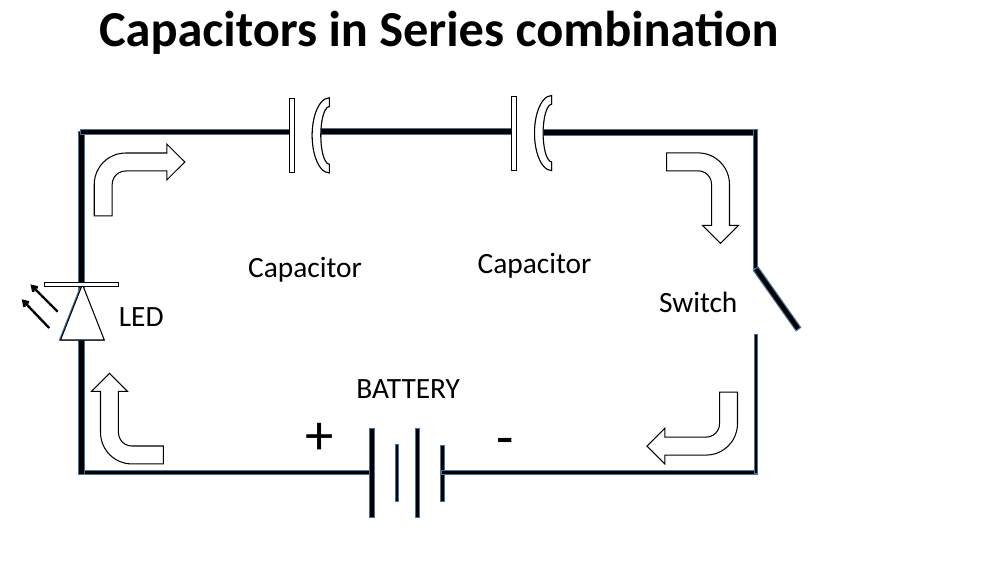
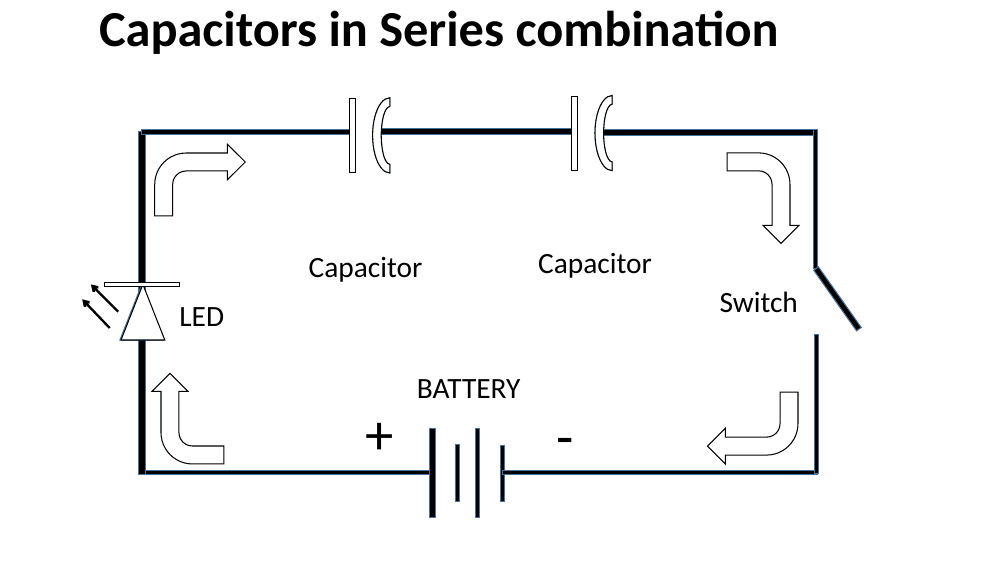
Before and after one commit to infocelab/embedded-projects, a slide deck: slide 9 of Documents/projects for schools.pptx. Drawn at 1008x567 pixels with LibreOffice and Linux fonts; fonts in the diff are those of the drawing. Boxes give left, top, right and bottom in pixels: in the first picture for what was removed or moved away, otherwise in the second. Text is boxed around its words. In the diff, an @@ line names an element or a change of style, - is before the commit and + after.

```diff
--- a/Documents/projects for schools.pptx
+++ b/Documents/projects for schools.pptx
@@ 16 rectangles, 7 texts, 4 arch (boxed as its full ring)s, 4 bent arrows, 2 triangles, 2 arrows: place and size @@
-16 rectangles, 7 texts, 4 arch (boxed as its full ring)s, 4 bent arrows, 2 triangles, 2 arrows at box(22, 95, 801, 518)
+16 rectangles, 7 texts, 4 arch (boxed as its full ring)s, 4 bent arrows, 2 triangles, 2 arrows at box(82, 95, 862, 518)
```
Also in this commit, not shown: 5 other slides changed, 7 slides added, 40 other files.
